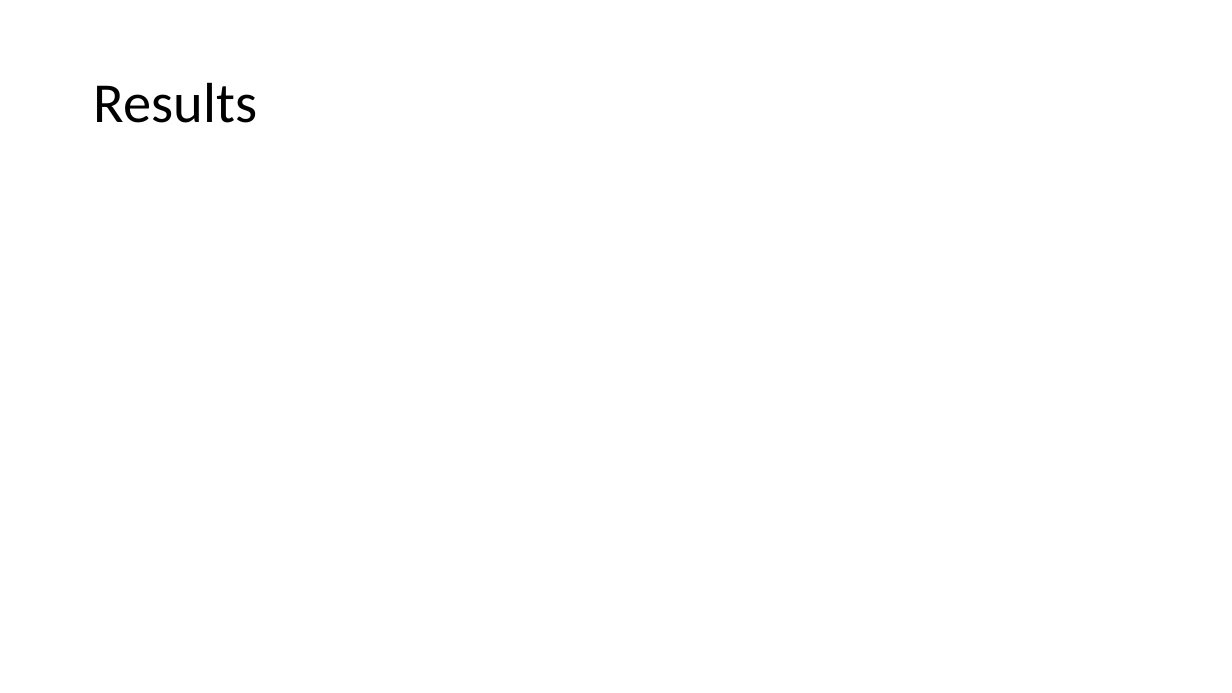
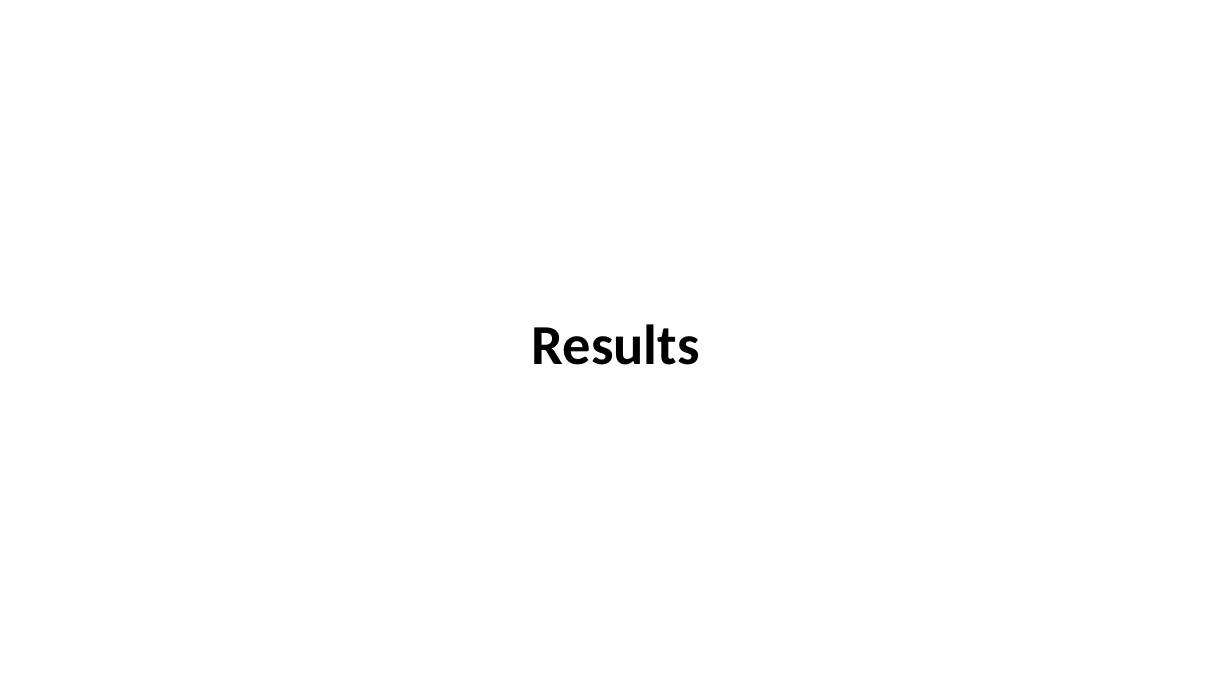
Before and after one commit to eddiebroeder/CS185C_Project, a slide deck: slide 8 of Determining Influential Factors of Student Success.pptx (slide 6 before the commit). Drawn at 1232x693 pixels with LibreOffice and Linux fonts; fonts in the diff are those of the drawing. Boxes give left, top, right and bottom in pixels: in the first picture for what was removed or moved away, otherwise in the second. Text is boxed around its words. In the diff, an @@ line names an element or a change of style, - is before the commit and + after.

```diff
--- a/Determining Influential Factors of Student Success.pptx
+++ b/Determining Influential Factors of Student Success.pptx
@@ title "Results": place and size @@
-title "Results" at [94,82,257,123]
+title "Results" at [532,324,700,365]
@@ title "Results" at [532,324,700,365]: bold on; alignment left to centre @@
```
Also in this commit, not shown: 2 other slides changed, 11 slides added, 2 slides removed.
